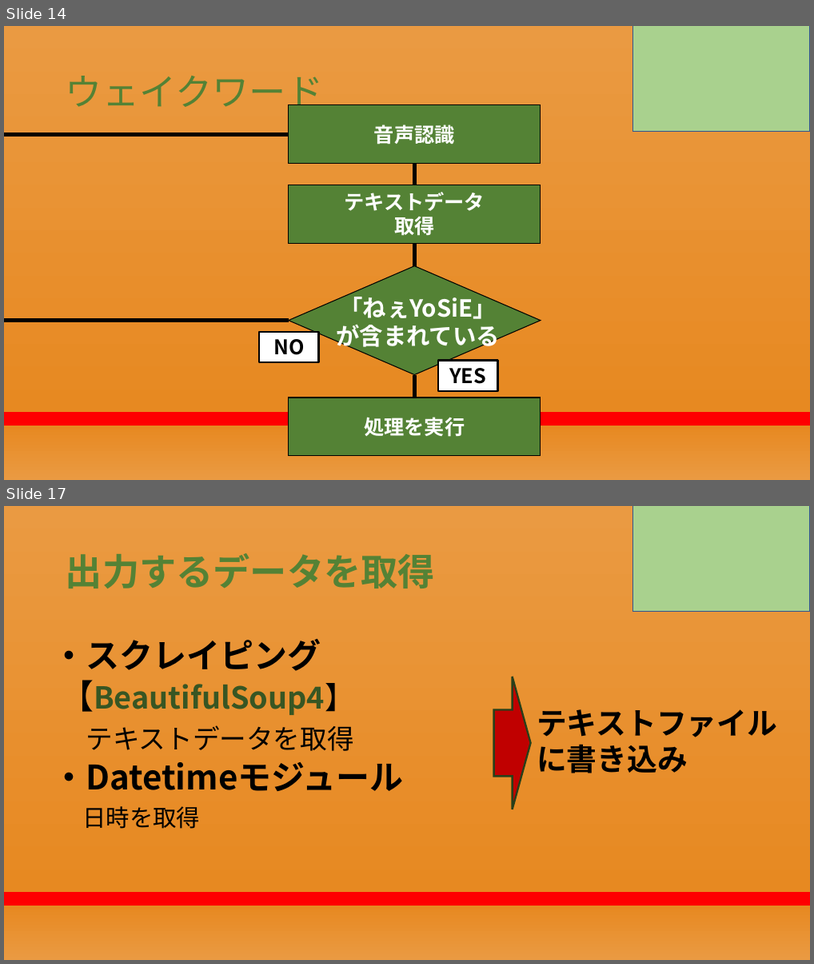
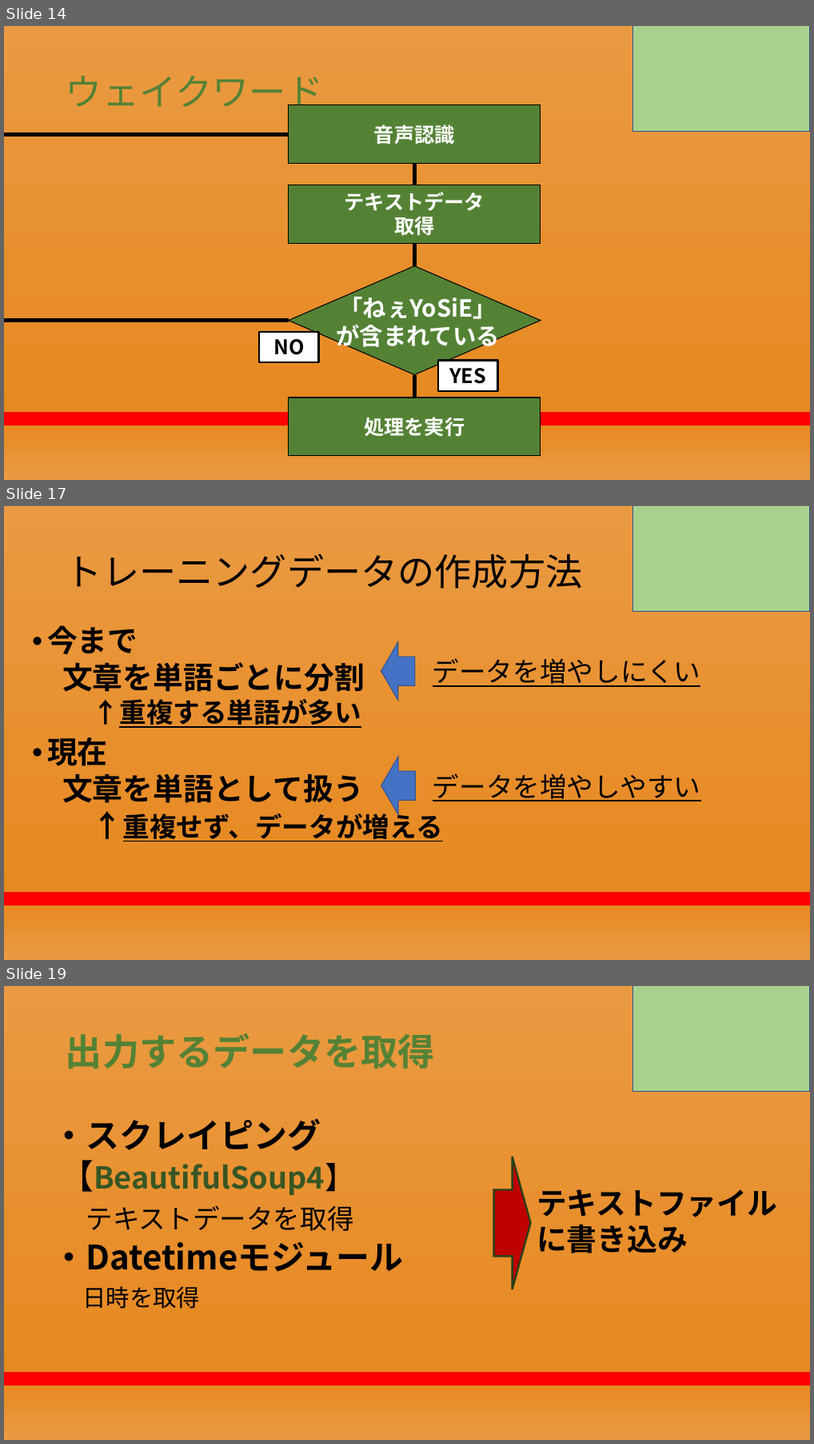
Before and after one commit to RikiishiSuzunosuke/AIspeaker_yosie, a slide deck: presentation/AIスピーカー開発_2.pptx. Shown one above the other, each under a label of ours: slides 14 and 17 before the commit, slides 14, 17 and 19 after it; the slides between them are not shown. The pictures are 814x964 and 814x1444 pixels, drawn with LibreOffice and Linux fonts; fonts in the diff are those of the drawing. Boxes give left, top, right and bottom in pixels: in the first picture for what was removed or moved away, otherwise in the second. Text is boxed around its words. In the diff, an @@ line names an element or a change of style, - is before the commit and + after.

```diff
--- a/presentation/AIスピーカー開発_2.pptx
+++ b/presentation/AIスピーカー開発_2.pptx
@@ slide 17 added at box(4, 506, 810, 960), background gradient #EA9A42 to #E78921 to #FF0000 @@
@@ rectangle added at box(633, 506, 810, 612), fill #A9D18E, outline #325491 1 pt @@
@@ title added at box(66, 554, 583, 588), 44 pt, text #000000 @@
+トレーニングデータの作成方法
@@ text added at box(47, 625, 443, 841), 36 pt, text #000000, bold @@
+• 今まで
+  文章を単語ごとに分割
+    ↑重複する単語が多い
+• 現在
+  文章を単語として扱う
+    ↑重複せず、データが増える
@@ up arrow added at box(382, 642, 415, 700), fill #4472C4, outline #325491 1 pt @@
@@ text added at box(433, 658, 701, 687), 32 pt, text #000000, underline @@
+データを増やしにくい
@@ up arrow added at box(381, 756, 416, 815), fill #4472C4, outline #325491 1 pt @@
@@ text added at box(433, 773, 702, 801), 32 pt, text #000000, underline @@
+データを増やしやすい
@@ what was slide 17 is now slide 19 @@
```
Also in this commit, not shown: 3 other slides added, 2 slides removed.
